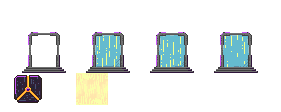
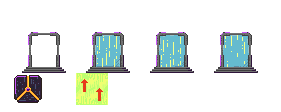
Layer changes from the first 281 × 112 image to the second:
added layer "Layer 24 copy" (77%) above "Hue/Saturation 1" over 81, 79, 103, 101
"updown copy": opacity 40% → 58% over 76, 73, 108, 105
